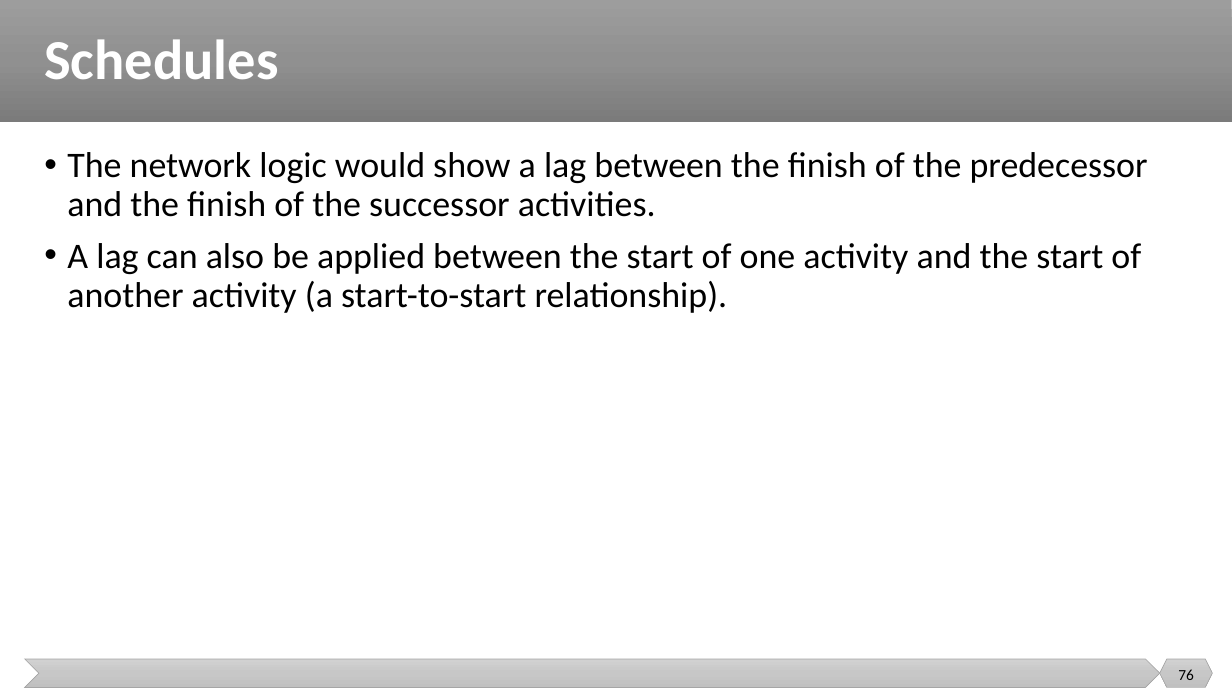
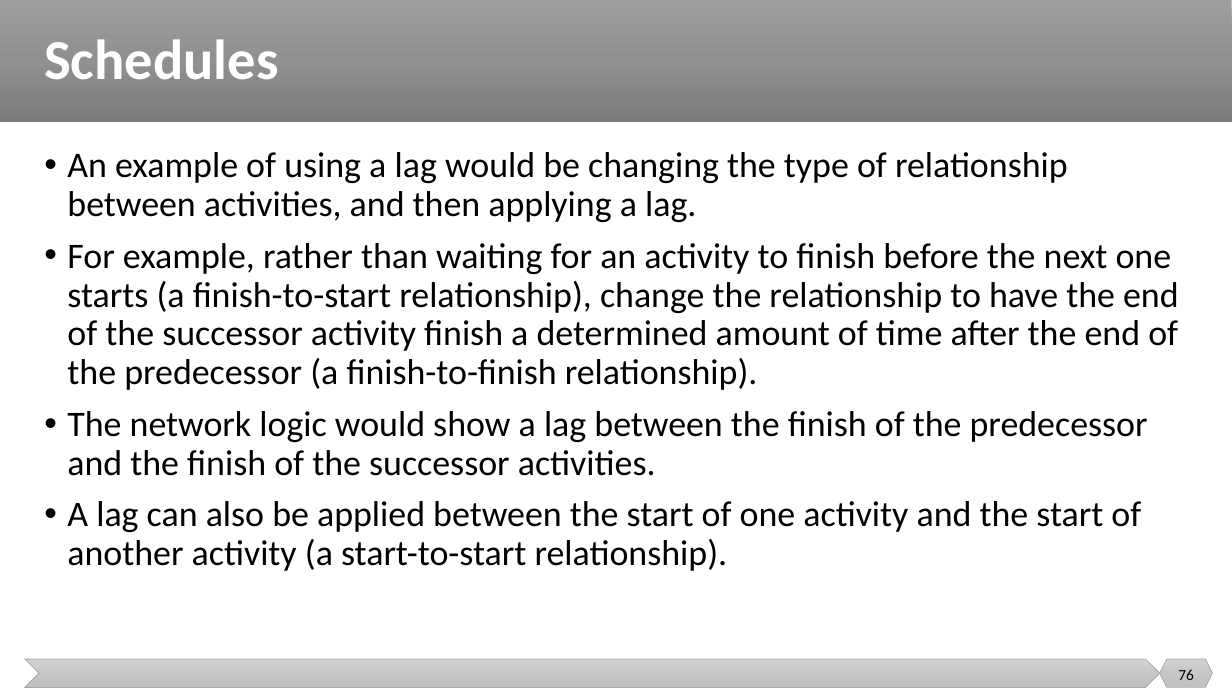
Before and after one commit to malenezi/malenezi, a slide deck: slide 76 of SE423/Lectures/1-Introduction/Project Performance Domains.pptx. Drawn at 1232x693 pixels with LibreOffice and Linux fonts; fonts in the diff are those of the drawing. Boxes give left, top, right and bottom in pixels: in the first picture for what was removed or moved away, otherwise in the second. Text is boxed around its words. In the diff, an @@ line names an element or a change of style, - is before the commit and + after.

```diff
--- a/SE423/Lectures/1-Introduction/Project Performance Domains.pptx
+++ b/SE423/Lectures/1-Introduction/Project Performance Domains.pptx
@@ text at (67,152,1179,390): paragraphs added @@
+• An example of using a lag would be changing the type of relationship between activities, and then applying a lag.
+• For example, rather than waiting for an activity to finish before the next one starts (a finish-to-start relationship), change the relationship to have the end of the successor activity finish a determined amount of time after the end of the predecessor (a finish-to-finish relationship).
```
Also in this commit, not shown: 9 other slides changed, 1 slide removed.
